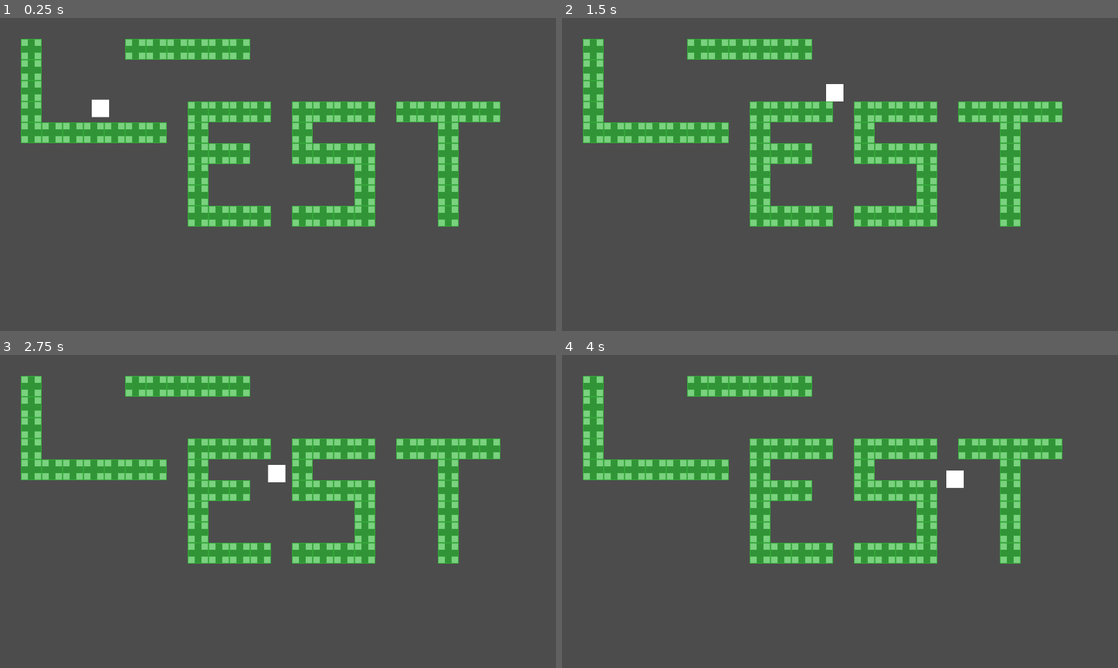
Above: before the commit, frames 1-4 (two rows, left to right).
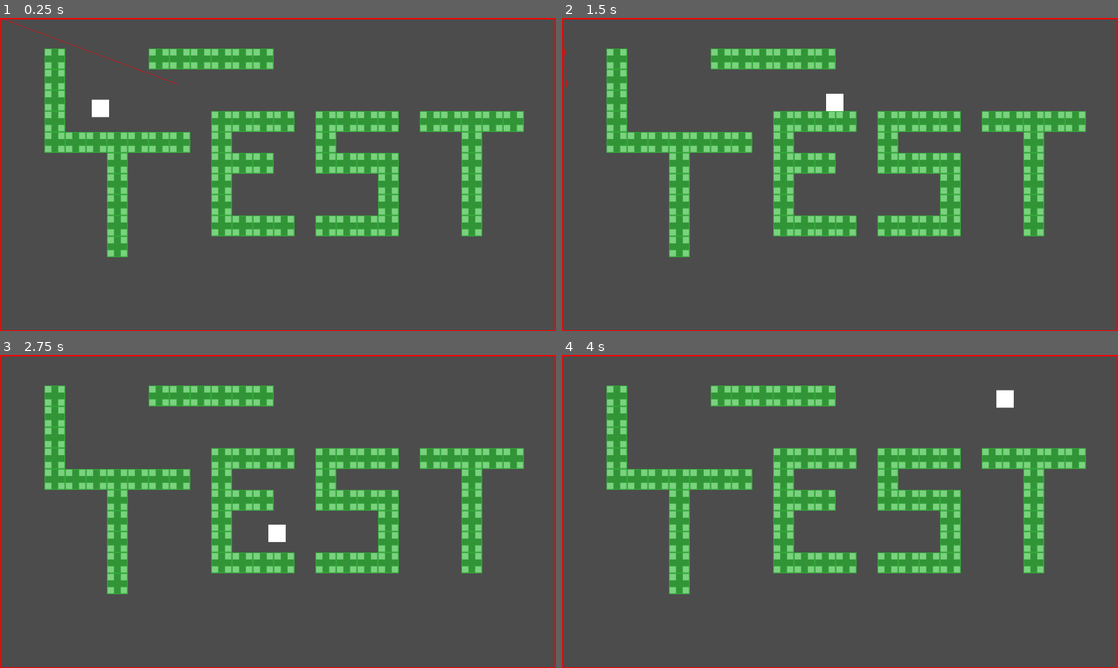
Above: after the commit, the same moments.

Repository: OscarGlo/Platformer
Game: Godot game, scene res://Scenes/Game.tscn
Same seed, same stepped clock (60 frames per second), same inputs: the game is played once before the commit and once after it.
Inputs:
- Up to frame 1 (0.25 s): no input
- Up to frame 2 (1.5 s): hold Right (ui_right) from 0.53 s (still down); tap Up (ui_up) at 0.77 s
- Up to frame 3 (2.75 s): tap Up (ui_up) at 1.52 s; release Right (ui_right) at 2.03 s; hold Left (ui_left) from 2.03 s (still down)
- Up to frame 4 (4 s): release Left (ui_left) at 2.78 s; hold Right (ui_right) from 2.78 s (still down); tap Up (ui_up) at 3.02, 3.77 s

The runs differ from the first frame. In frame 1, 23% of the frame differs, in the area x 0-100%, y 0-100%; in frame 2, 23%; in frame 3, 23%; in frame 4, 23%.

Commit message:
Room separation with locked camera

Diff:
--- a/Scenes/Game.tscn
+++ b/Scenes/Game.tscn
@@ -1,18 +1,43 @@
-[gd_scene load_steps=4 format=2]
+[gd_scene load_steps=6 format=2]
 
 [ext_resource path="res://Scenes/Player.tscn" type="PackedScene" id=1]
 [ext_resource path="res://Scripts/Game.gd" type="Script" id=2]
 [ext_resource path="res://Tiles/DefaultTileset.tres" type="TileSet" id=3]
+[ext_resource path="res://Scenes/Room.tscn" type="PackedScene" id=4]
+[ext_resource path="res://Scripts/CameraFollow.gd" type="Script" id=5]
 
 [node name="Game" type="Node2D"]
 script = ExtResource( 2 )
+
+[node name="Camera2D" type="Camera2D" parent="."]
+position = Vector2( 639, 359 )
+current = true
+script = ExtResource( 5 )
+rooms_path = NodePath("../Rooms")
+follow_path = NodePath("../Player")
 
 [node name="Player" parent="." instance=ExtResource( 1 )]
 position = Vector2( 231, 80 )
 
 [node name="TileMap" type="TileMap" parent="."]
+position = Vector2( 54, 22 )
 scale = Vector2( 0.4, 0.4 )
 tile_set = ExtResource( 3 )
 cell_size = Vector2( 120, 120 )
 format = 1
-tile_data = PoolIntArray( 65537, 0, 262149, 65542, 0, 327685 …(424 unchanged characters)… , 262148, 327683, 0, 262148, 327684, 0, 262148, 327685, 0, 262148, 327686, 0, 262148, 327687, 0, 262150, 327689, 0, 327684, 327694, 0, 327684, 327701, 0, 327684, 393225, 0, 196608, 393226, 0, 262148, 393227, 0, 262150, 393230, 0, 327680, 393231, 0, 262148, 393232, 0, 262148, 393233, 0, 262145, 393237, 0, 327684, 458761, 0, 327684, 458769, 0, 327684, 458773, 0, 327684, 524297, 0, 327684, 524305, 0, 327684, 524309, 0, 327684, 589833, 0, 327680, 589834, 0, 262148, 589835, 0, 262148, 589836, 0, 262150, 589838, 0, 327685, 589839, 0, 262148, 589840, 0, 262148, 589841, 0, 327681, 589845, 0, 327686 )
+tile_data = PoolIntArray( 65537, 0, 262149, 65542, 0, 327685 …(424 unchanged characters)… , 262148, 327683, 0, 262148, 327684, 0, 131072, 327685, 0, 262148, 327686, 0, 262148, 327687, 0, 262150, 327689, 0, 327684, 327694, 0, 327684, 327701, 0, 327684, 393220, 0, 327684, 393225, 0, 196608, 393226, 0, 262148, 393227, 0, 262150, 393230, 0, 327680, 393231, 0, 262148, 393232, 0, 262148, 393233, 0, 262145, 393237, 0, 327684, 458756, 0, 327684, 458761, 0, 327684, 458769, 0, 327684, 458773, 0, 327684, 524292, 0, 327684, 524297, 0, 327684, 524305, 0, 327684, 524309, 0, 327684, 589828, 0, 327684, 589833, 0, 327680, 589834, 0, 262148, 589835, 0, 262148, 589836, 0, 262150, 589838, 0, 327685, 589839, 0, 262148, 589840, 0, 262148, 589841, 0, 327681, 589845, 0, 327686, 655364, 0, 327686, 1245162, 0, 262151 )
+
+[node name="Rooms" type="Node2D" parent="."]
+
+[node name="Room" parent="Rooms" instance=ExtResource( 4 )]
+margin_right = 1280.0
+margin_bottom = 720.0
+editor_only = false
+
+[node name="Room2" parent="Rooms" instance=ExtResource( 4 )]
+margin_left = 1280.0
+margin_right = 2560.0
+margin_bottom = 1440.0
+editor_only = false
+room_size = Vector2( 1, 2 )
+room_offset = Vector2( 1, 0 )
--- /dev/null
+++ b/Scenes/Room.tscn
@@ -0,0 +1,11 @@
+[gd_scene load_steps=2 format=2]
+
+[ext_resource path="res://Scripts/Room.gd" type="Script" id=1]
+
+[node name="Room" type="ReferenceRect"]
+border_width = 5.0
+script = ExtResource( 1 )
+__meta__ = {
+"_edit_lock_": true,
+"_edit_use_anchors_": false
+}
--- /dev/null
+++ b/Scripts/CameraFollow.gd
@@ -0,0 +1,42 @@
+extends Camera2D
+
+export var rooms_path: NodePath
+onready var rooms: Node2D = get_node(rooms_path)
+
+export var follow_path: NodePath
+onready var follow: Node2D = get_node(follow_path)
+
+var start_offset = null
+var end_offset = null
+
+func _process(_delta):
+	position = follow.position
+
+	var room = get_room_at_pos(position)
+	if room:
+		var size = get_viewport().size / 2
+		start_offset = (position - size) - room.rect_position
+		end_offset = room.rect_position + room.rect_size - (position + size)
+
+		start_offset = VectorUtil.min(start_offset, Vector2.ZERO)
+		end_offset = VectorUtil.min(end_offset, Vector2.ZERO)
+
+		position += end_offset - start_offset
+	else:
+		start_offset = null
+		end_offset = null
+
+	update()
+
+func _draw():
+	var c = get_camera_screen_center()
+	if start_offset:
+		draw_line(-c, -c - start_offset, Color(255, 0, 0), 1)
+	if end_offset:
+		draw_line(c, c + end_offset, Color(0, 255, 0), 1)
+
+func get_room_at_pos(pos) -> _Room:
+	for r in rooms.get_children():
+		if VectorUtil.is_in(pos, r.rect_position, r.rect_size):
+			return r
+	return null
--- /dev/null
+++ b/Scripts/Room.gd
@@ -0,0 +1,24 @@
+tool
+class_name _Room
+extends ReferenceRect
+
+export var room_size = Vector2.ONE setget set_room_size
+export var room_offset = Vector2.ZERO setget set_room_offset
+
+func set_room_size(s):
+	room_size = s
+
+	# Update rect size
+	rect_size = get_viewport_rect().size * room_size
+
+func set_room_offset(o):
+	var prev = room_offset
+	room_offset = o
+
+	# Update rect position
+	rect_position = get_viewport_rect().size * room_offset
+
+# Update position on start
+func _ready():
+	set_room_size(room_size)
+	set_room_offset(room_offset)
--- /dev/null
+++ b/Scripts/VectorUtil.gd
@@ -0,0 +1,11 @@
+extends Node
+
+func is_in(v: Vector2, pos: Vector2, size: Vector2):
+	var end = pos + size
+	return v.x >= pos.x and v.y >= pos.y and v.x <= end.x and v.y <= end.y
+
+func min(u: Vector2, v: Vector2):
+	return Vector2(min(u.x, v.x), min(u.y, v.y))
+
+func max(u: Vector2, v: Vector2):
+	return Vector2(max(u.x, v.x), max(u.y, v.y))
--- a/project.godot
+++ b/project.godot
@@ -23,11 +23,17 @@
 "class": "Player",
 "language": "GDScript",
 "path": "res://Scripts/Player.gd"
+}, {
+"base": "ReferenceRect",
+"class": "_Room",
+"language": "GDScript",
+"path": "res://Scripts/Room.gd"
 } ]
 _global_script_class_icons={
 "BufferTimer": "",
 "Entity": "",
-"Player": ""
+"Player": "",
+"_Room": ""
 }
 
 [application]
@@ -40,6 +46,7 @@
 
 TilesetGen="*res://Scripts/TilesetGen.gd"
 FileUtil="*res://Scripts/FileUtil.gd"
+VectorUtil="*res://Scripts/VectorUtil.gd"
 
 [display]
 
